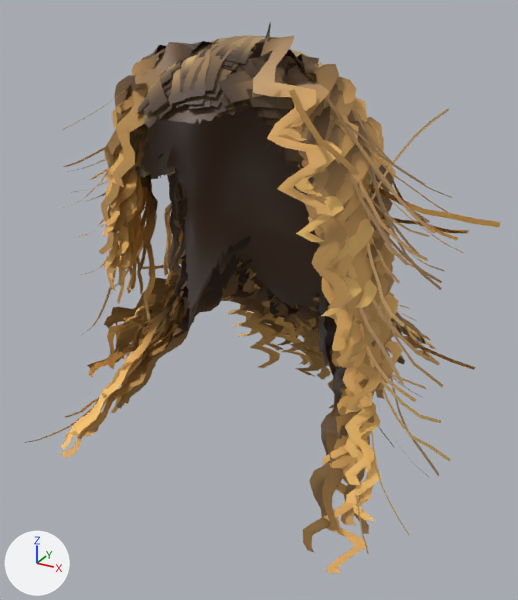
Before and after pictures for a commit that changed the glTF model game/assets/characters/kenny_curls.glb.
One viewpoint serves both versions: a 50 mm camera at (0.311, -0.426, 1.886) aimed at (-0.019, 0.173, 1.587). Arrows for +X, +Y and +Z are at lower left; the lights stay in place. The picture after the commit comes second.

In view in the first picture: 'CurlCap', 'CurlRinglets', 'CurlSlick', 'CurlUndercoat'.
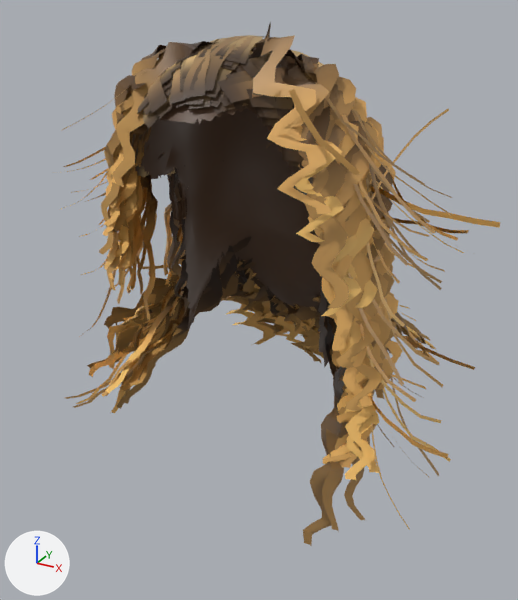
Where the change shows, as pixel boxes (x1, y1, x2, y2) in the pictures (518 x 600 px; the box of a moved part takes in the faces that stretch with it):
'CurlRinglets', reshaped
    before: (24, 23, 500, 574)
    after: (55, 23, 500, 530)
'CurlUndercoat', reshaped (mostly hidden)
    before: (87, 142, 430, 552)
    after: (87, 142, 430, 546)
part 1 of me_curlringlets, moved or reshaped
    before: (371, 428, 409, 535)
    after: (371, 423, 410, 530)
part 2 of me_curlringlets, moved or reshaped
    before: (24, 403, 96, 443)
    after: (64, 379, 113, 399)
part 3 of me_curlringlets, moved or reshaped
    before: (65, 356, 146, 418)
    after: (73, 350, 151, 408)
part 4 of me_curlringlets, moved or reshaped
    before: (102, 352, 131, 408)
    after: (76, 341, 133, 404)
part 5 of me_curlringlets, added
    after: (369, 394, 448, 459)
part 6 of me_curlringlets, moved or reshaped
    before: (223, 285, 390, 408)
    after: (225, 285, 389, 364)
part 7 of me_curlringlets, moved or reshaped
    before: (61, 298, 182, 458)
    after: (106, 298, 182, 396)
part 8 of me_curlringlets, moved or reshaped
    before: (324, 334, 381, 574)
    after: (323, 334, 380, 480)
part 9 of me_curlringlets, edited (looks the same)
    both: (112, 273, 389, 478)
part 10 of me_curlundercoat, moved or reshaped (mostly hidden)
    before: (231, 288, 405, 371)
    after: (231, 288, 401, 356)
part 11 of me_curlundercoat, moved or reshaped
    before: (303, 425, 369, 552)
    after: (303, 421, 365, 546)
part 12 of me_curlundercoat, edited (looks the same)
    both: (231, 284, 391, 535)

The change, as a diff of the scene's bpy script:
```diff
--- a/game/assets/characters/kenny_curls.glb.py
+++ b/game/assets/characters/kenny_curls.glb.py
@@ me_curlringlets @@
 # used by ob_curlringlets; location = (0.0, 0.0, 0.0)
-me_curlringlets.from_pydata(...)  # 21183 vertices, 26504 faces; spans x -0.218..0.22, y 0.0..0.403, z 1.373..1.862
+me_curlringlets.from_pydata(...)  # 20658 vertices, 25804 faces; spans x -0.205..0.22, y 0.004..0.362, z 1.455..1.862
+# me_curlringlets part 1: the loose piece of 14 vertices spanning x 0.142..0.199, y 0.026..0.085, z 1.481..1.536 is moved by (-0.001, 0.003, 0.003)
+# me_curlringlets part 2: the loose piece of 14 vertices spanning x -0.218..-0.148, y 0.015..0.068, z 1.437..1.491 is multiplied about its middle by the matrix ((0.97, 0.2, -0.092), (-0.19, 0.97, 0.111), (0.112, -0.091, 0.984)), then moved by (0.021, 0.042, 0.036)
+# me_curlringlets part 3: the loose piece of 14 vertices spanning x -0.184..-0.113, y 0.045..0.101, z 1.462..1.533 is moved by (0.004, 0.009, 0.008)
+# me_curlringlets part 4: the loose piece of 14 vertices spanning x -0.169..-0.138, y 0.056..0.11, z 1.457..1.534 is multiplied about its middle by the matrix ((0.991, 0.135, 0.139), (-0.137, 1.001, 0.007), (-0.137, -0.026, 1.0)), then moved by (-0.009, 0.007, 0.009)
+# me_curlringlets part 5: a new loose piece of 14 vertices spanning x 0.126..0.217, y 0.048..0.113, z 1.541..1.555, in mat_defaultmaterial_001
+# me_curlringlets part 6: 542 vertices moved from x -0.142..0.081, y 0.24..0.359, z 1.459..1.568 to x -0.141..0.079, y 0.24..0.359, z 1.459..1.567; 408 vertices removed from x -0.153..0.084, y 0.231..0.403, z 1.373..1.578; 99 vertices added at x -0.13..0.084, y 0.231..0.362, z 1.455..1.577
+# me_curlringlets part 7: 130 vertices moved from x -0.142..-0.088, y 0.055..0.151, z 1.497..1.58 to x -0.141..-0.088, y 0.058..0.15, z 1.497..1.58; 143 vertices removed from x -0.179..-0.115, y 0.016..0.084, z 1.439..1.505; 17 vertices added at x -0.147..-0.121, y 0.057..0.083, z 1.498..1.505
+# me_curlringlets part 8: 111 vertices moved from x 0.086..0.152, y 0.047..0.157, z 1.492..1.591 to x 0.086..0.154, y 0.046..0.156, z 1.498..1.592; 148 vertices removed from x 0.109..0.171, y 0.0..0.109, z 1.439..1.54; 44 vertices added at x 0.109..0.156, y 0.053..0.106, z 1.496..1.54
+# me_curlringlets part 9: 2403 kept faces spanning x -0.141..0.154, y 0.046..0.359, z 1.459..1.627 get new vertex colours
 me_curlringlets.materials.append(mat_defaultmaterial_001)
@@ me_curlundercoat @@
 # used by ob_curlundercoat; location = (0.0, 0.0, 0.0)
-me_curlundercoat.from_pydata(...)  # 3024 vertices, 3872 faces; spans x -0.21..0.158, y -0.004..0.374, z 1.413..1.803
+me_curlundercoat.from_pydata(...)  # 2937 vertices, 3756 faces; spans x -0.21..0.151, y -0.003..0.374, z 1.45..1.803
+# me_curlundercoat part 10: 192 vertices moved from x -0.095..0.09, y 0.224..0.36, z 1.463..1.573 to x -0.095..0.088, y 0.224..0.359, z 1.464..1.573; 122 vertices removed from x -0.088..0.089, y 0.299..0.373, z 1.413..1.486; 41 vertices added at x -0.073..0.084, y 0.301..0.359, z 1.456..1.485
+# me_curlundercoat part 11: 24 vertices moved from x 0.112..0.153, y 0.017..0.125, z 1.447..1.532 to x 0.112..0.151, y 0.017..0.124, z 1.454..1.531; 10 vertices removed from x 0.12..0.158, y -0.004..0.059, z 1.447..1.467; 4 vertices added at x 0.121..0.15, y -0.003..0.065, z 1.45..1.466
+# me_curlundercoat part 12: 517 kept faces spanning x -0.095..0.147, y -0.002..0.359, z 1.453..1.591 get new vertex colours; the middle colour goes from brown #8f6c3c to brown #9b7541
 me_curlundercoat.materials.append(mat_defaultmaterial_003)
```
